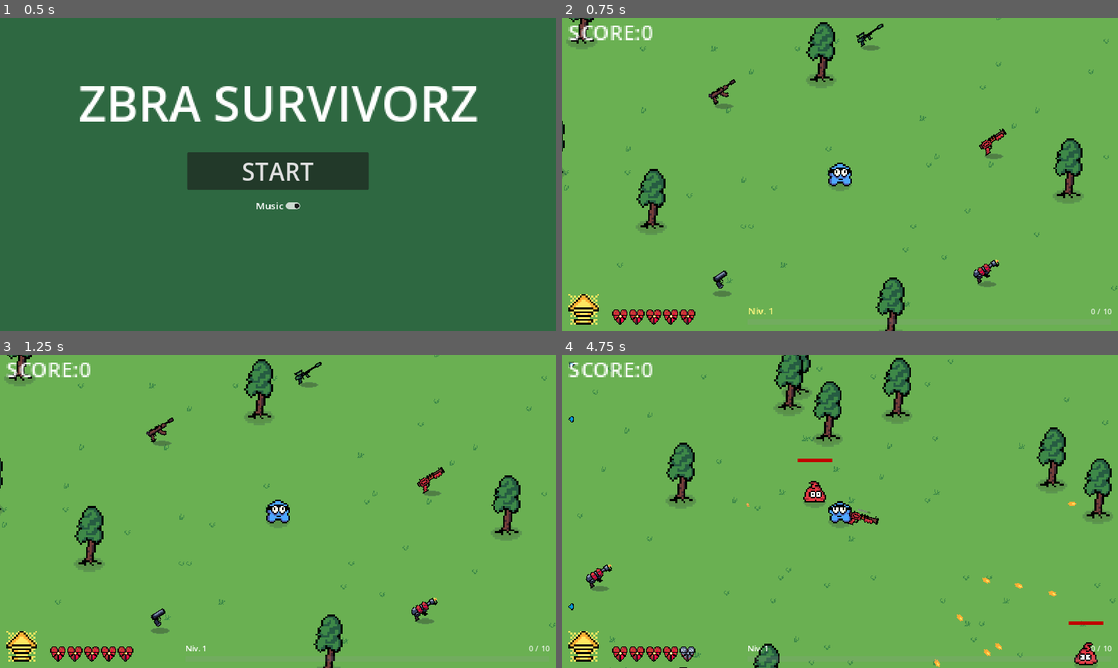
Above: before the commit, frames 1-4 (two rows, left to right).
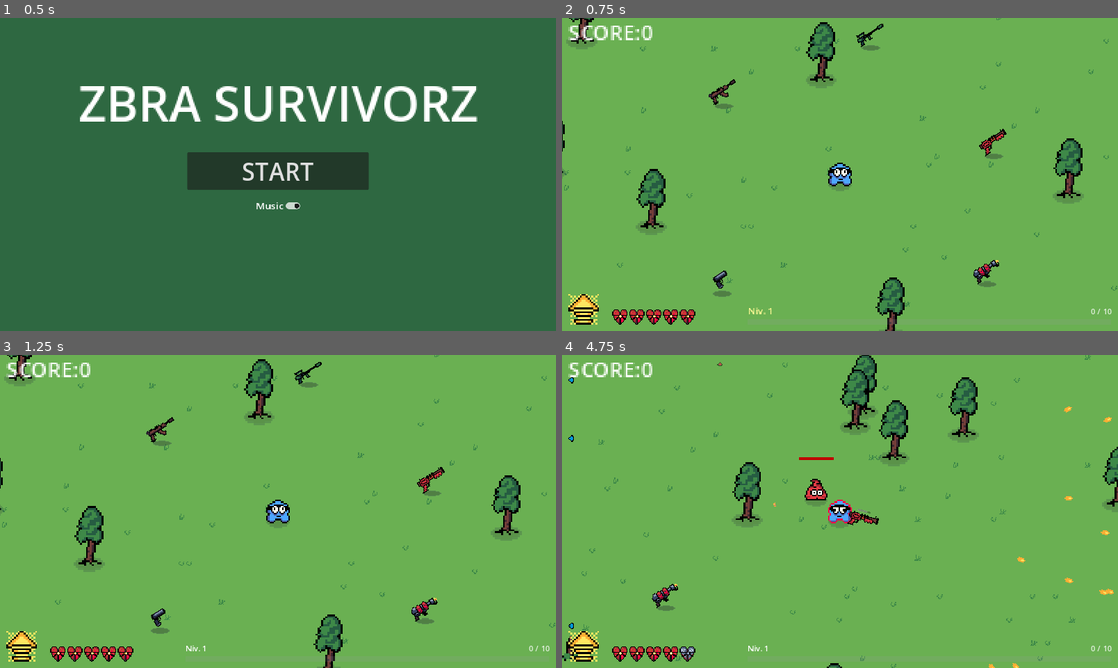
Above: after the commit, the same moments.

Repository: MicCode/zbra-survivors
Game: Godot game, scene res://ui/main_menu.tscn
Same seed, same stepped clock (60 frames per second), same inputs: the game is played once before the commit and once after it.
Inputs (mouse positions are in pixels of both pictures, inside the frame that each line leads up to):
- Up to frame 1 (0.5 s): no input
- Up to frame 2 (0.75 s): click "START" at 0.5 s
- Up to frame 3 (1.25 s): no input
- Up to frame 4 (4.75 s): move the mouse to (962, 495) at 1.27 s; hold D (move_right) 1.28-2.03 s; hold Space (dash) 1.28-2.03 s; move the mouse to (728, 527) at 2.02 s; hold S (move_down) 2.03-2.78 s; click (728, 527) at 2.1 s; move the mouse to (895, 442) at 2.77 s; hold D (move_right) 2.78-3.53 s; hold E (grab) 2.78-3.53 s; move the mouse to (812, 574) at 3.52 s; hold W (move_up) 3.53-4.28 s; tap Space (dash) at 3.6 s; move the mouse to (1006, 558) at 4.27 s; press the mouse at (1006, 558) at 4.28 s; hold A (move_left) from 4.28 s (still down)

Frame 1 is identical in both runs. In frame 2, less than 0.1% of the frame differs, in the area x 26-80%, y 2-95%; in frame 3, less than 0.1%; in frame 4, 11%, in the area x 0-100%, y 0-100%.

Commit message:
refactor: cleaned code

Diff:
--- a/equipment/guns/generic/gun_info_panel.tscn
+++ b/equipment/guns/generic/gun_info_panel.tscn
@@ -10,7 +10,7 @@
 border_width_top = 2
 border_width_right = 2
 border_width_bottom = 2
-border_color = Color(0.875607, 0.81926, 3.85046e-07, 1)
+border_color = Color(0, 0, 0, 1)
 corner_radius_top_left = 5
 corner_radius_top_right = 5
 corner_radius_bottom_right = 5
@@ -46,7 +46,7 @@
 
 [node name="Label" type="Label" parent="Panel/VBoxContainer/HBoxContainer"]
 layout_mode = 2
-text = "Dégats"
+text = "Damage"
 label_settings = ExtResource("2_qi3mi")
 
 [node name="Attack" type="Label" parent="Panel/VBoxContainer/HBoxContainer"]
@@ -86,7 +86,7 @@
 
 [node name="Label" type="Label" parent="Panel/VBoxContainer/HBoxContainer2"]
 layout_mode = 2
-text = "Tir/s"
+text = "Shot/s"
 label_settings = ExtResource("2_qi3mi")
 horizontal_alignment = 1
 vertical_alignment = 3
--- a/globals/classes/player_item.gd
+++ /dev/null
@@ -1,9 +0,0 @@
-class_name PlayerItem
-
-var collectible: CollectibleItem
-var equipment: EquipmentItem
-
-func new(_collectible: CollectibleItem, _equipment: EquipmentItem) -> PlayerItem:
-	collectible = _collectible
-	equipment = _equipment
-	return self
--- a/globals/game_state.gd
+++ b/globals/game_state.gd
@@ -12,14 +12,15 @@
 var equipped_gun: Gun
 var is_game_over = false
 
+## Resets all game state info, like if the game was freshly started
 func reset():
 	player_state.reset()
 	score = 0
 	spawn_time_s = 3.0
 	equipped_gun = null
 	is_game_over = false
-	player_state_changed.emit(player_state)
-	score_changed.emit(score)
+	emit_player_change()
+	emit_score_change()
 
 func _init() -> void:
 	player_state = PlayerState.new()
--- a/globals/classes/player_state.gd
+++ b/globals/player_state.gd
@@ -26,7 +26,7 @@
 var can_dash = true
 var dash_gauge_value: int = 5 # [0..5] where 0 = empty and 5 = full
 
-
+## Reset all player statistics, like if the game has just been started
 func reset():
 	is_alive = true
 	max_health = 5
--- /dev/null
+++ b/globals/scene_switcher.gd
@@ -0,0 +1,18 @@
+extends Node
+
+var current_scene = null
+
+func _ready() -> void:
+	var root = get_tree().root
+	current_scene = root.get_child(root.get_child_count() - 1)
+
+## Change main scene according to given resource path and free current scene
+func switch_to(scene_path: String) -> void:
+	call_deferred("_deferred_switch_to", scene_path)
+
+func _deferred_switch_to(scene_path: String) -> void:
+	current_scene.free()
+	var new_scene = load(scene_path)
+	current_scene = new_scene.instantiate()
+	get_tree().root.add_child(current_scene)
+	get_tree().current_scene = current_scene
--- a/project.godot
+++ b/project.godot
@@ -26,6 +26,7 @@
 GameState="*res://globals/game_state.gd"
 GameSettings="*res://globals/game_settings.gd"
 Enums="*res://globals/enums.gd"
+SceneSwitcher="*res://globals/scene_switcher.gd"
 
 [display]
 
--- a/ui/game_over_menu.gd
+++ b/ui/game_over_menu.gd
@@ -1,9 +1,8 @@
 extends CanvasLayer
 
-
 func _on_restart_button_pressed() -> void:
-	get_tree().change_scene_to_file("res://game.tscn")
+	SceneSwitcher.switch_to("res://game.tscn")
 
 func _on_menu_button_pressed() -> void:
 	get_tree().paused = false
-	get_tree().change_scene_to_file("res://ui/main_menu.tscn")
+	SceneSwitcher.switch_to("res://ui/main_menu.tscn")
--- a/ui/main_menu.gd
+++ b/ui/main_menu.gd
@@ -1,7 +1,7 @@
 extends CanvasLayer
 
 func _on_start_button_pressed() -> void:
-	get_tree().change_scene_to_file("res://game.tscn")
+	SceneSwitcher.switch_to("res://game.tscn")
 
 func _on_music_toggle_toggled(toggled_on: bool) -> void:
 	GameSettings.enable_music = toggled_on
--- a/ui/pause_menu.gd
+++ b/ui/pause_menu.gd
@@ -13,4 +13,4 @@
 
 func _on_quit_button_pressed() -> void:
 	get_tree().paused = false
-	get_tree().change_scene_to_file("res://ui/main_menu.tscn")
+	SceneSwitcher.switch_to("res://ui/main_menu.tscn")
Not shown, changed: README.md
